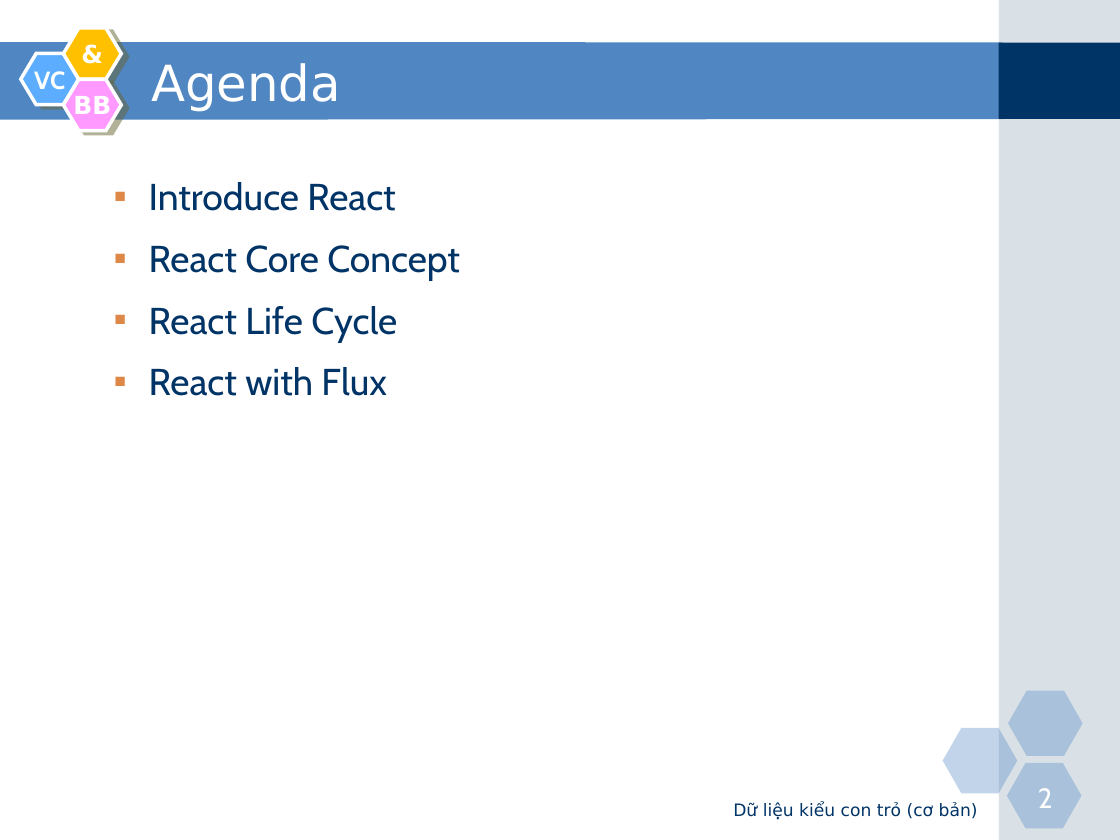
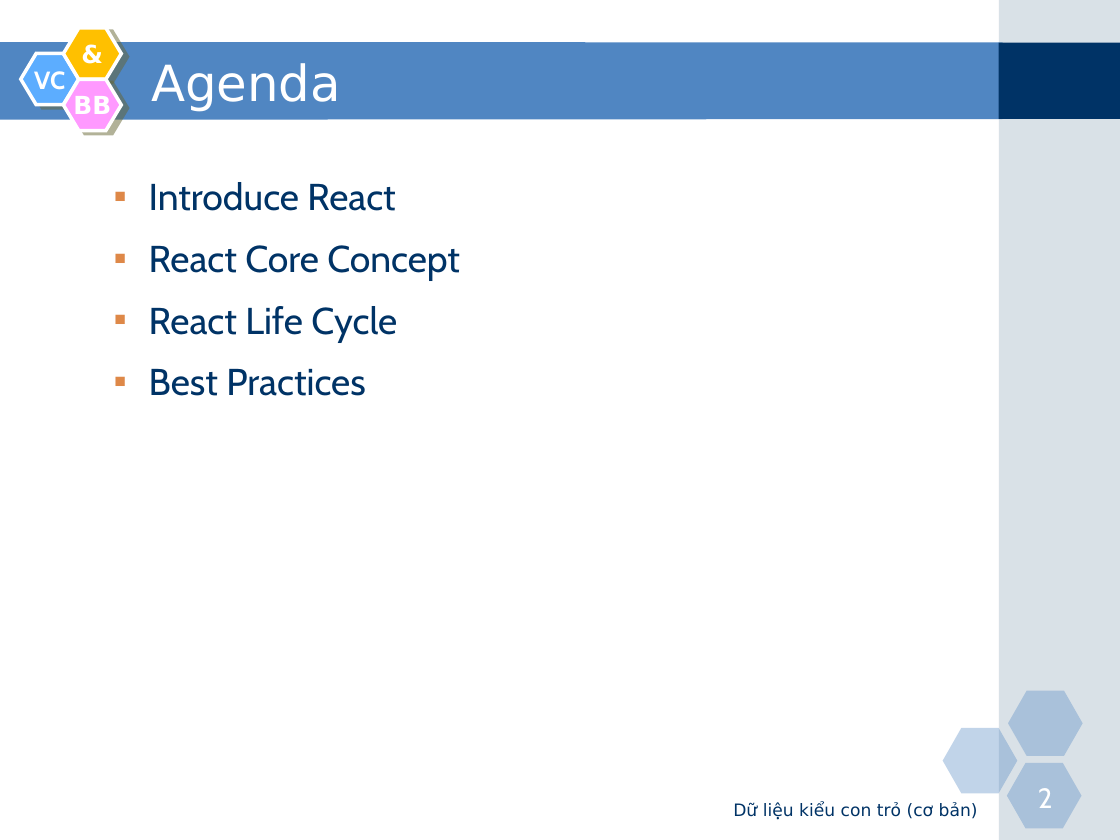
Before and after one commit to nguyenminhtiend/React-Document, a slide deck: slide 2 of React_Slide.pptx. Drawn at 1120x840 pixels with LibreOffice and Linux fonts; fonts in the diff are those of the drawing. Boxes give left, top, right and bottom in pixels: in the first picture for what was removed or moved away, otherwise in the second. Text is boxed around its words. In the diff, an @@ line names an element or a change of style, - is before the commit and + after.

```diff
--- a/React_Slide.pptx
+++ b/React_Slide.pptx
@@ text at (149,369,365,396): text changed @@
-  ▪ React with Flux
+  ▪ Best Practices
```
Also in this commit, not shown: 11 other files.
